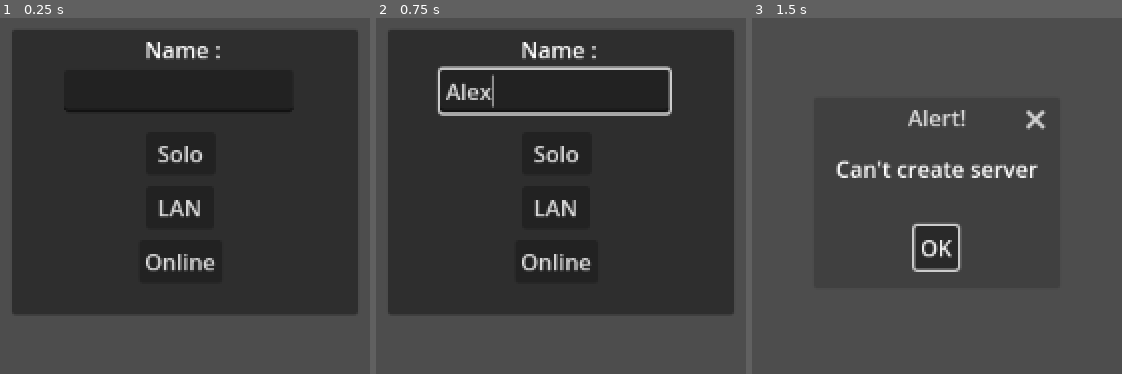
Above: before the commit, frames 1-3 (left to right).
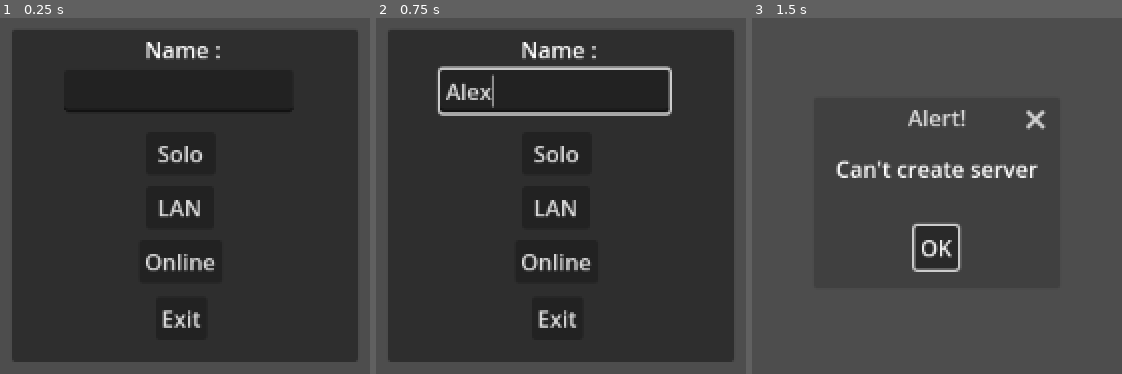
Above: after the commit, the same moments.

Repository: AdrienPiechocki/Magus-Opus
Game: Godot game, scene res://Scenes/Lobby.tscn
Same seed, same stepped clock (60 frames per second), same inputs: the game is played once before the commit and once after it.
Inputs (mouse positions are in pixels of both pictures, inside the frame that each line leads up to):
- Up to frame 1 (0.25 s): no input
- Up to frame 2 (0.75 s): click (553, 92) at 0.52 s; type "Alex" at 0.6 s
- Up to frame 3 (1.5 s): click "Solo" at 1.25 s

The runs differ from the first frame. In frame 1, 12% of the frame differs, in the area x 3-97%, y 82-97%; in frame 2, 12%; in frame 3, nothing differs.

Commit message:
added quit game button

Diff:
--- a/Scenes/Lobby.tscn
+++ b/Scenes/Lobby.tscn
@@ -21,7 +21,7 @@
 offset_left = -125.0
 offset_top = -131.0
 offset_right = 125.0
-offset_bottom = 75.0
+offset_bottom = 109.0
 grow_horizontal = 2
 grow_vertical = 2
 
@@ -63,6 +63,14 @@
 offset_top = 29.0
 offset_right = 203.0
 offset_bottom = 60.0
+
+[node name="Exit" type="Button" parent="Choice"]
+layout_mode = 0
+offset_left = 104.0
+offset_top = 193.0
+offset_right = 141.0
+offset_bottom = 224.0
+text = "Exit"
 
 [node name="Connect" type="Panel" parent="."]
 visible = false
@@ -196,6 +204,7 @@
 [connection signal="pressed" from="Choice/Solo" to="." method="_on_solo_pressed"]
 [connection signal="pressed" from="Choice/LAN" to="." method="_on_lan_pressed"]
 [connection signal="pressed" from="Choice/Online" to="." method="_on_online_pressed"]
+[connection signal="pressed" from="Choice/Exit" to="." method="_on_exit_pressed"]
 [connection signal="pressed" from="Connect/Host" to="." method="_on_host_pressed"]
 [connection signal="pressed" from="Connect/Join" to="." method="_on_join_pressed"]
 [connection signal="pressed" from="Connect/Back" to="." method="_on_back_pressed"]
--- a/Scripts/GameManager.gd
+++ b/Scripts/GameManager.gd
@@ -154,7 +154,7 @@
 	if has_node("/root/World"): # Game is in progress.
 		# End it
 		get_node("/root/World").queue_free()
-
+	Input.mouse_mode = Input.MOUSE_MODE_VISIBLE
 	game_ended.emit()
 	players.clear()
 
--- a/Scripts/LobbyManager.gd
+++ b/Scripts/LobbyManager.gd
@@ -126,3 +126,7 @@
 	if GameManager.server_started:
 		refresh_lobby()
 		$Players/Start.disabled = not multiplayer.is_server()
+
+
+func _on_exit_pressed() -> void:
+	get_tree().quit()
--- a/Scripts/Player.gd
+++ b/Scripts/Player.gd
@@ -104,7 +104,7 @@
 		Input.mouse_mode = Input.MOUSE_MODE_CAPTURED
 
 func camera_bob(delta:float):
-	if can_move and velocity.length() > 0:
+	if can_move and velocity.length() > 0 and is_on_floor():
 		bob_time += delta * (22 if Input.is_action_pressed("sprint") else 12)
 		camera.position.y = sin(bob_time) * (0.08 if Input.is_action_pressed("sprint") else 0.06)
 		hands.offset.y = -sin(bob_time) * (8 if Input.is_action_pressed("sprint") else 6)
--- a/Scripts/PlayerInputs.gd
+++ b/Scripts/PlayerInputs.gd
@@ -21,9 +21,10 @@
 		movement_dir.y -= 10 * delta
 
 	#handle jump
-	if Input.is_action_pressed("jump") and get_parent().is_on_floor() and cooldown <= 0:
+	elif Input.is_action_pressed("jump") and cooldown <= 0:
 		cooldown = 0.5
-		movement_dir.y = (1.8 if Input.is_action_pressed("sprint") else 2.0)
+		movement_dir.y = 2
+
 
 	#jump cooldown
 	if cooldown > 0:
--- a/Scripts/UIManager.gd
+++ b/Scripts/UIManager.gd
@@ -14,6 +14,7 @@
 func _on_back_pressed() -> void:
 	$".".hide()
 	Input.mouse_mode = Input.MOUSE_MODE_CAPTURED
+	get_parent().can_move = true
 
 func _on_brightness_slider_drag_ended(value_changed: bool) -> void:
 	if value_changed:
